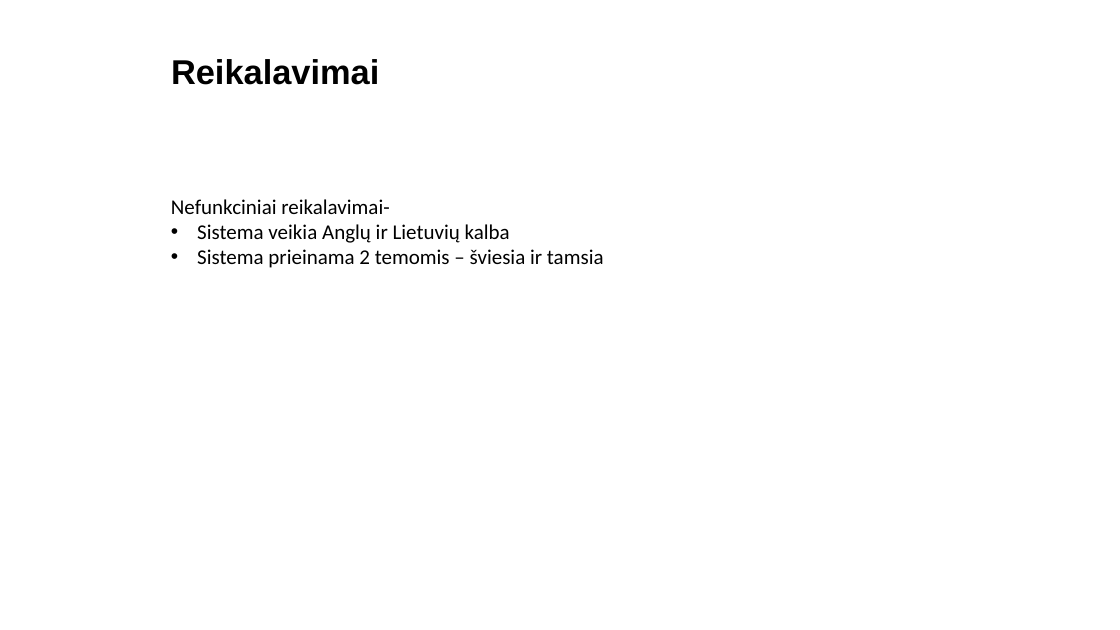
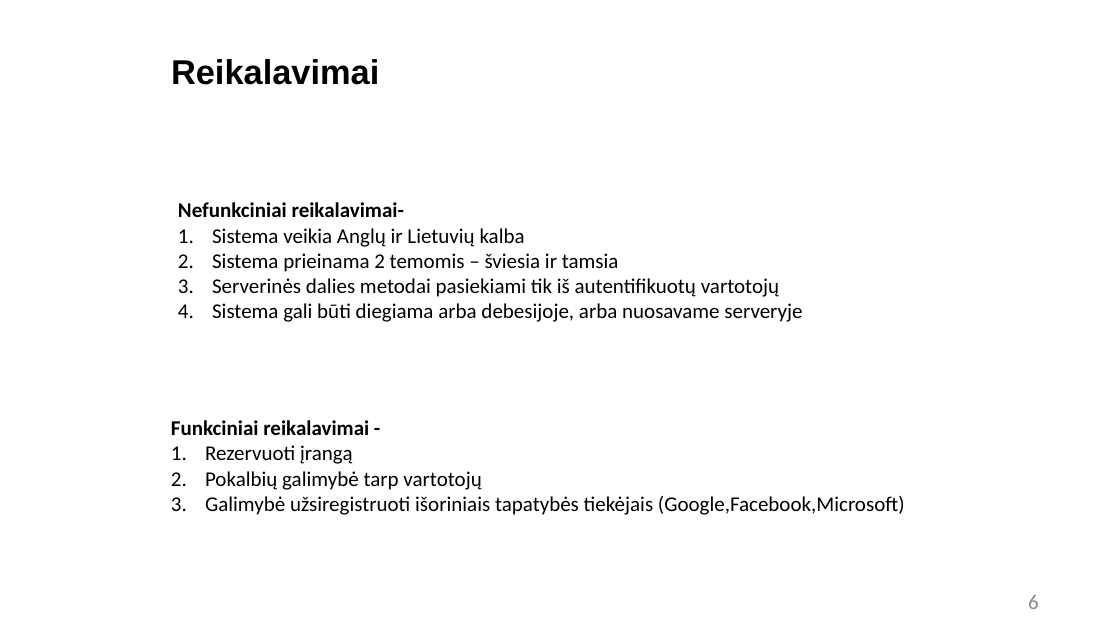
Before and after one commit to RedasNiuklys/Laisvalaikio-preki--dalinimosi-platforma, a slide deck: slide 6 of Office_stuff/Tarpinio Gynimo skaidrės.pptx. Drawn at 1120x630 pixels with LibreOffice and Linux fonts; fonts in the diff are those of the drawing; background and template pictures are left out. Boxes give left, top, right and bottom in pixels: in the first picture for what was removed or moved away, otherwise in the second. Text is boxed around its words. In the diff, an @@ line names an element or a change of style, - is before the commit and + after.

```diff
--- a/Office_stuff/Tarpinio Gynimo skaidrės.pptx
+++ b/Office_stuff/Tarpinio Gynimo skaidrės.pptx
@@ text "Nefunkciniai reikalavimai-": place and size @@
-text "Nefunkciniai reikalavimai-" at [171,199,604,268]
+text "Nefunkciniai reikalavimai-" at [178,202,802,322]
@@ text at [178,202,619,272]: bold on in "Nefunkciniai reikalavimai-"; bullet • to 1. @@
@@ text at [212,278,802,322]: paragraphs added @@
+3. Serverinės dalies metodai pasiekiami tik iš autentifikuotų vartotojų
+4. Sistema gali būti diegiama arba debesijoje, arba nuosavame serveryje
@@ text added at [171,420,905,515], 36 pt, text #000000 @@
+Funkciniai reikalavimai -
+1. Rezervuoti įrangą
+2. Pokalbių galimybė tarp vartotojų
+3. Galimybė užsiregistruoti išoriniais tapatybės tiekėjais (Google,Facebook,Microsoft)
@@ page number added at [1028,595,1039,609], 36 pt, text #8C8C8C @@
+6
```
Also in this commit, not shown: 4 other slides changed, 11 slides added, 6 slides removed, 13 other files.
